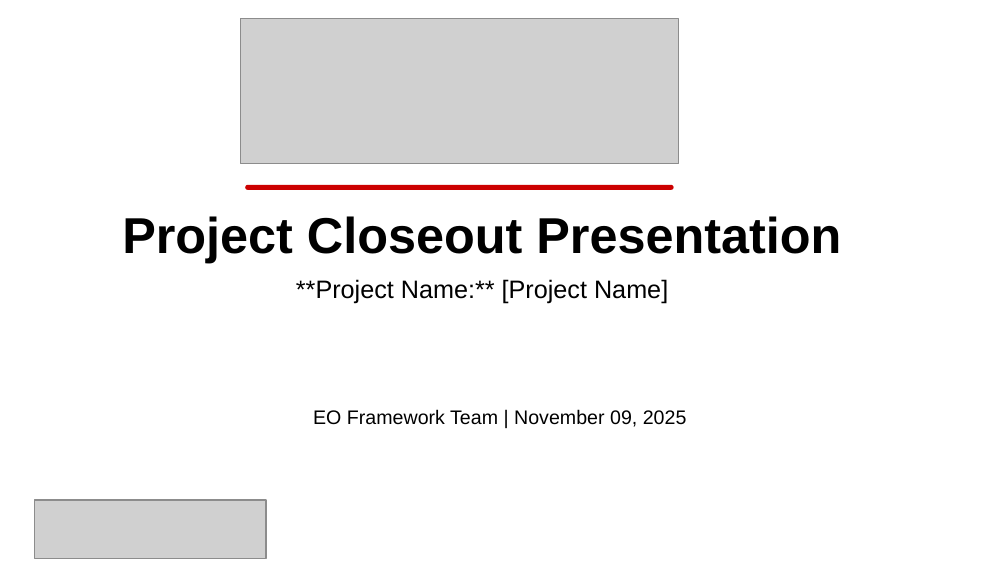
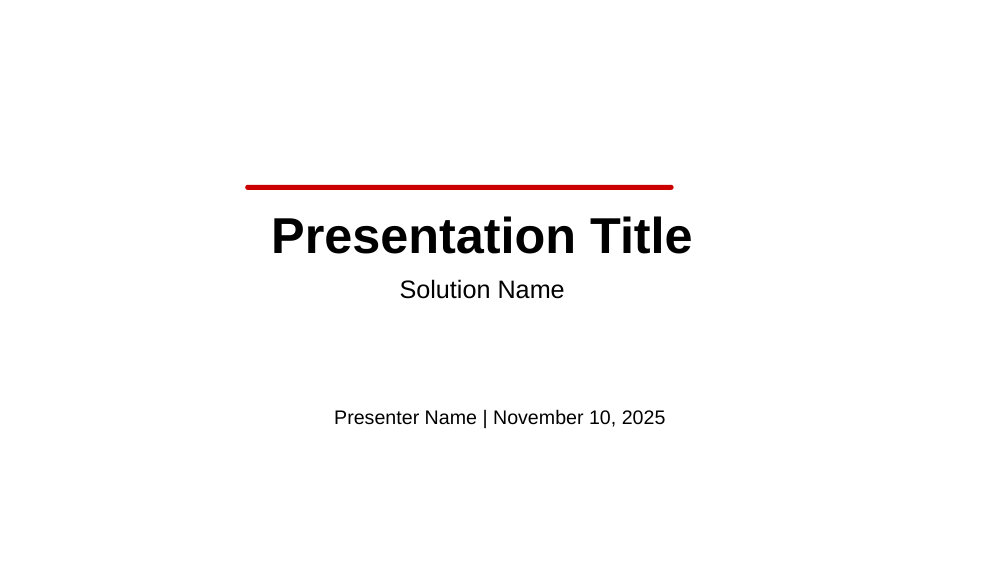
Before and after one commit to eoframework/solutions, a slide deck: slide 1 of solution-template/sample-provider/sample-category/sample-solution/delivery/closeout-presentation.pptx. Drawn at 1008x567 pixels with LibreOffice and Linux fonts; fonts in the diff are those of the drawing; grey boxes stand for pictures; background and template pictures are left out. Boxes give left, top, right and bottom in pixels: in the first picture for what was removed or moved away, otherwise in the second. Text is boxed around its words. In the diff, an @@ line names an element or a change of style, - is before the commit and + after.

Commit message:
Update solution templates and document builder
- Enhance solution-doc-builder.py with improved formatting
- Update Word template for better document generation
- Refresh solution template documents across delivery and presales
- Update statement-of-work with latest content

```diff
--- a/solution-template/sample-provider/sample-category/sample-solution/delivery/closeout-presentation.pptx
+++ b/solution-template/sample-provider/sample-category/sample-solution/delivery/closeout-presentation.pptx
@@ picture removed at bbox=[240, 19, 678, 164] @@
@@ text at bbox=[271, 216, 693, 254]: text changed @@
-Project Closeout Presentation
+Presentation Title
@@ text at bbox=[400, 279, 565, 299]: text changed @@
-**Project Name:** [Project Name]
+Solution Name
@@ text at bbox=[334, 409, 666, 427]: text changed @@
-EO Framework Team | November 09, 2025
+Presenter Name | November 10, 2025
@@ picture removed at bbox=[34, 500, 266, 558] @@
```
Also in this commit, not shown: 32 other slides changed, 3 slides added, 4 slides removed, 16 other files.
